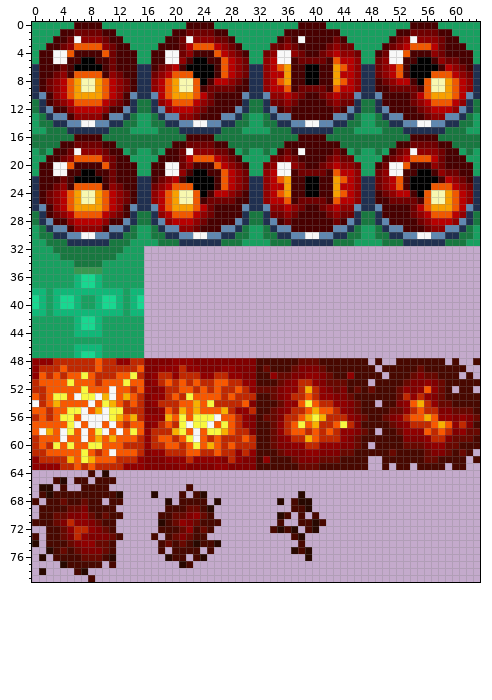
File history of a sprite sheet, assets/Levels/Pace_town_destroyable.png. The picture above was drawn from the file before the commit.
The file is 64x80 pixels.
Now the later version:
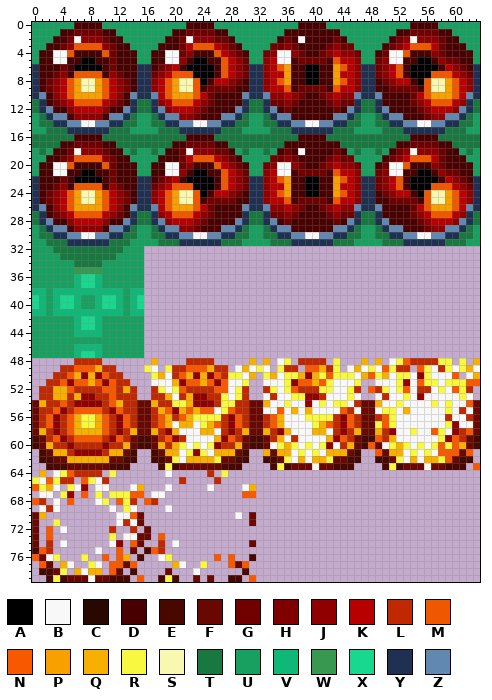
Palette (. is transparent): A #000000  B #f8f8f8  C #280800  D #480000  E #480800  F #680800  G #700000  H #800000  J #900000  K #b80000  L #c02800  M #f05800  N #f85800  P #f8a000  Q #f8b000  R #f8f840  S #f8f8b0  T #187840  U #18a060  V #10b878  W #389850  X #18d890  Y #203050  Z #6088b0
Message: Modified animations explosions
Difference:
y 48: x 0..5 JJJLLL -> ......; x 9..47 NLLJJLLHHHHJJJHHHHHHHHHEEEEEEFFFEEEEEEE -> L.......Q....LLLL.....Q.Q.BR.LLLL.R...Q; x 49 E -> Q; x 51..61 .EEEEEEE.E. -> BRNLLLLRR.R; x 63 E -> Q
y 49: x 0..4 JLLLN -> ....L; x 6..9 LLLN -> NNNQ; x 12..20 LLLNHHJJJ -> ....RB.RL; x 22..63 JJHHHJJHHHEFEEEFHHHFEEEEEEE.EEEEEFEEEEEE.. -> NNNQLL.BQBRB.RLL.NNQLR.BQBRBNRLL.NRBLRBRQB
y 50: x 0..3 JNLN -> ...L; x 6..10 NRNLL -> QJQJN; x 12..24 NNRLHJLLJLLLJ -> L....RQBLNQJQ; x 26 L -> N; x 28..38 JJHHEEJFFHH -> RRBQ.RQBRRQ; x 40..60 JHFEEJEEEE.EEEFHFFEEE -> QRNRRRBQNRQBRRBJRBBBN; x 62..63 E. -> BQ
y 51: x 0..3 LNNN -> ..LL; x 5 R -> J; x 8..10 NLN -> QNJ; x 12..22 NRNNHJLNLNL -> LL...BBBQJN; x 24..26 LLN -> QNJ; x 28..36 LLJJEEEFH -> BBR..BBBR; x 38..47 LLJHFFFEEE -> NNQNRBBBR.; x 49..63 EEEEFHHJHFEEEEE -> BBBRJBNRRBRRRNN
y 52: x 0 L -> .; x 2..4 NNN -> LQQ; x 6..9 NRNN -> LLLL; x 11..13 BNN -> NLQ; x 15..20 NJHJLL -> ..LRBR; x 22 N -> L; x 24 N -> L; x 27..29 LLN -> NBR; x 31..37 JFFFHJJ -> ..LRBRN; x 39 Q -> L; x 41..62 JHFHEFEFEEEFJHJNJFE.EE -> RRBBRL.NLRBRNBLLBRBNRL
y 53: x 0 N -> .; x 2..20 NRRNBRRBQBNQNLHJJLN -> LQQLQJJLLNLLL..LLQB; x 22..29 RNNNNLNL -> QJJLLRBR; x 31..63 LEEFHJLLNLJJHHFEEEEEEFLJLJHFEEEEE -> ..BLBBRRJJLBBBRB..BLBBRBJBBBBBRB.
y 54: x 0..3 BLNQ -> FQLL; x 5..12 NNNBNRQN -> LJJJJLNQ; x 14..17 NLHJ -> LFFQ; x 20..25 LNNQNR -> RRQJJJ; x 27..28 LL -> RR; x 30..63 NHEEEFJJNRNLLJJHFEE.EEHJNQLJFFEEEE -> LFFQBBRBBJBRBRRBLFFQBBRBBBBRBRBBNF
y 55: x 0..1 NN -> FL; x 4..7 NRRB -> JLNN; x 9..12 QBRR -> NLJN; x 15..18 LHHJ -> FFLQ; x 20 L -> J; x 26..63 NQLJJLEEFHJLLNQNNLJHFEEEEFFJLNLLHHFFFE -> BRNLLFFBBNBQBQBBBBNLBFFBRRBQBBBBBRBLBF
y 56: x 0..12 LNLNRRNBBBBRQ -> FLNJLNQRRQNLJ; x 14..18 QLJJJ -> LFFLN; x 20..22 NRN -> LNQ; x 26..39 BNNLJHEFFHLLNQ -> RLJNLFFLNQBBBR; x 41..42 QL -> RR; x 44..46 LJH -> JNL; x 48..62 EEFHJLNNQNJJHJH -> FLNRBBBBBBBLBBL
y 57: x 0..1 NN -> FL; x 3..9 NNRBNBB -> JLNQRRQ; x 11..23 BNLNNHJLNLRBR -> LJNLFFLNQBQQB; x 25 B -> Q; x 27..59 RNLJHEEFJLNRNQLLNRLHEEEEFHJLLLNQN -> LJNLFFLNQBBBBRQNLJNLFFRNRBBBBBBBR; x 61..63 LHE -> BBF
y 58: x 0..17 NBQNBRNBNRBNBNRNJL -> FQLJLNQQQQNLJLQFFQ; x 19 L -> J; x 21..22 RN -> BB; x 24..28 NRRQN -> QQBLJ; x 30..34 LHEEF -> QFFQL; x 36..42 LNNLNLN -> QBBBQQB; x 45..46 JH -> LQ; x 48..62 E.EEFJJJNLNLHJF -> FQLJBBRBBNRBJLN
y 59: x 0..2 LNN -> EFL; x 4..5 BN -> JL; x 7 B -> N; x 9..11 QNQ -> NLJ; x 13..18 NNLJLN -> LFEEFL; x 20..22 LNR -> JLB; x 24..28 NLNLL -> BBQJN; x 30..31 NL -> FE; x 33..36 EFHJ -> FLQB; x 38..45 LQNLLLJH -> BBBBQJNL; x 49..61 EEEEHHHJLLHFF -> NLQBBBBBBRJNL
y 60: x 0..22 LNLRNRNNRRNNNLLLJLLNNLN -> EFQLLJLLLLJLLQFEEFQLQRB; x 24..26 NQN -> BRJ; x 28..31 NLLL -> LQFE; x 33..41 EFHHJJLLJ -> FBRQRBRBR; x 43..45 JHH -> BLQ; x 48..62 .EEEEFFFHJJFFEE -> NFBRQRBRBRNRNQF
y 61: x 0..44 LLNNNNNRNLNBNNNLHJJLLLNNLLNLLJLJEEEFHHHJJHHHF -> .EFQQLJJJJLQQFE..EFQQBRJRBQQQFE..QFQQBRBRBQQQ; x 47..60 EEEEFEEEEFHHFE -> ..NFQQBRBRBNNN; x 62 E -> N
y 62: x 0..4 JLLLL -> .EEFF; x 6..7 NR -> QQ; x 9..33 NNNLLLJHHHJJJLJJJJHLJHHEJ -> QQFFEE..EEFRBQQQQRFFEE..E; x 35..42 EEFHHHFF -> FRBQBQQR; x 44 E -> F; x 47 E -> .; x 49 . -> E; x 51..60 EEEEEFFEEE -> FRBQBQQRNF; x 62..63 .E -> E.
y 63: x 0..33 JJJJLLNLNLLLLJJJHHHHHJHHHHJJHHHHEE -> ..EEEFFFFFFEEE....EREFFFFFFEEE....; x 35 E -> R; x 37 E -> F; x 40..42 FEE -> BFF; x 46..47 EE -> ..; x 51 . -> R; x 53..59 E.EEEE. -> FFFBFFE; x 63 . -> N
y 64: x 1 . -> Q; x 3..11 .....E.C. -> BRNLLLL.R; x 19 . -> B; x 25 . -> L; x 27 . -> R
y 65: x 0..11 ...EC.EE.EEE -> RBNRLL.NRBL.; x 21 . -> L; x 26 . -> L
y 66: x 0..10 .CC.E..EEEE -> NRQB.RBJ.BB; x 14..15 .. -> BQ; x 19 . -> B; x 22 E -> .; x 25 . -> B; x 30..31 .. -> BQ
y 67: x 1..15 ECEEEEEEEEEC... -> BB.RJ.N.R.RRRNN; x 17..18 C. -> BB; x 21 E -> .; x 23..24 EC -> ..; x 30..31 .. -> NN; x 38 C -> .
y 68: x 0..14 E.EEFEEFEE.EE.. -> NL.B.N...BR.NRL; x 16..17 .. -> NL; x 19 C -> .; x 21..24 EEEE -> ....; x 26 C -> .; x 35 C -> .; x 37..39 ECC -> ...
y 69: x 1..11 EEEEFFHEEEE -> BLB.......B; x 13..14 .. -> RB; x 19..25 EEEFFEC -> B......; x 37..39 EEC -> ...
y 70: x 0..15 .EEFFHHJFEFEE... -> FQ..........BBNF; x 18..25 EEFFHJFE -> ........; x 29 . -> B; x 31 . -> F; x 35..36 CE -> ..; x 38 E -> .; x 40 E -> .
y 71: x 0..15 EEEFHLJJHFEE.... -> F..R........BLBF; x 18..26 CEFJHFEEE -> .........; x 31 . -> F; x 35 E -> .; x 38..41 EECE -> ....
y 72: x 0 . -> F; x 2..11 EEFJLLJHFE -> N.B......L; x 14 . -> L; x 16 . -> F; x 18..25 EEEFJEFE -> ........; x 34..37 ECEC -> ....; x 39..40 EC -> ..
y 73: x 0 E -> F; x 2..24 EEFHLJHHHFE....E.EFHFEE -> N........R.BBFF.N......; x 37..38 EC -> ..
y 74: x 0 C -> F; x 2..12 EEEFHJJFFE. -> L.B......BJ; x 14..15 .. -> NF; x 18..26 EFEFECEEC -> L.B......; x 31 . -> F; x 38 E -> .
y 75: x 0..12 ..CEFEFHHHFE. -> ENL......B..N; x 14 . -> F; x 16..18 ..E -> ENL; x 20..23 EEEE -> ....; x 25 E -> .; x 37..39 CEC -> ...
y 76: x 0..13 .C.EEEEFFFEC.. -> NFBR...R..N.NQ; x 15 . -> E; x 18..21 .CEE -> BR..; x 23..24 EC -> ..; x 26 . -> N; x 28 . -> N; x 31 . -> E; x 39 C -> .
y 77: x 1..2 .. -> NF; x 4..9 CEEEEE -> QB..RB; x 11..14 E... -> NNFN; x 20..22 .CE -> QB.; x 24 . -> R; x 28..30 ... -> NFN
y 78: x 1..4 C... -> EEFR; x 6..9 EC.. -> QBQQ; x 11..12 .. -> NF; x 14 . -> E; x 19 . -> F; x 23 . -> B; x 30 . -> E
y 79: x 2..13 ......E..... -> EREFFFBFFEEE; x 15 . -> N; x 18..20 ... -> ERE; x 23 . -> F; x 25 . -> F; x 28..29 .. -> EE; x 31 . -> N
Pixel boxes of the changes (left, top, right, bottom) in both pictures:
changed: (32, 358, 480, 582)
